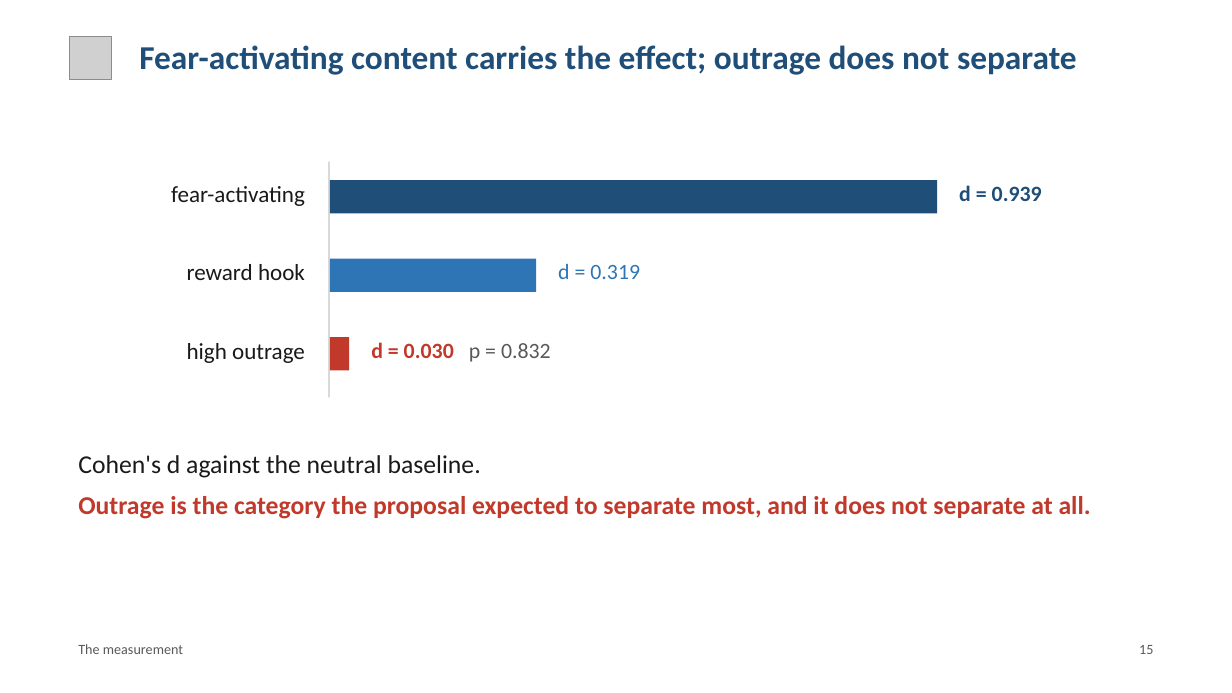
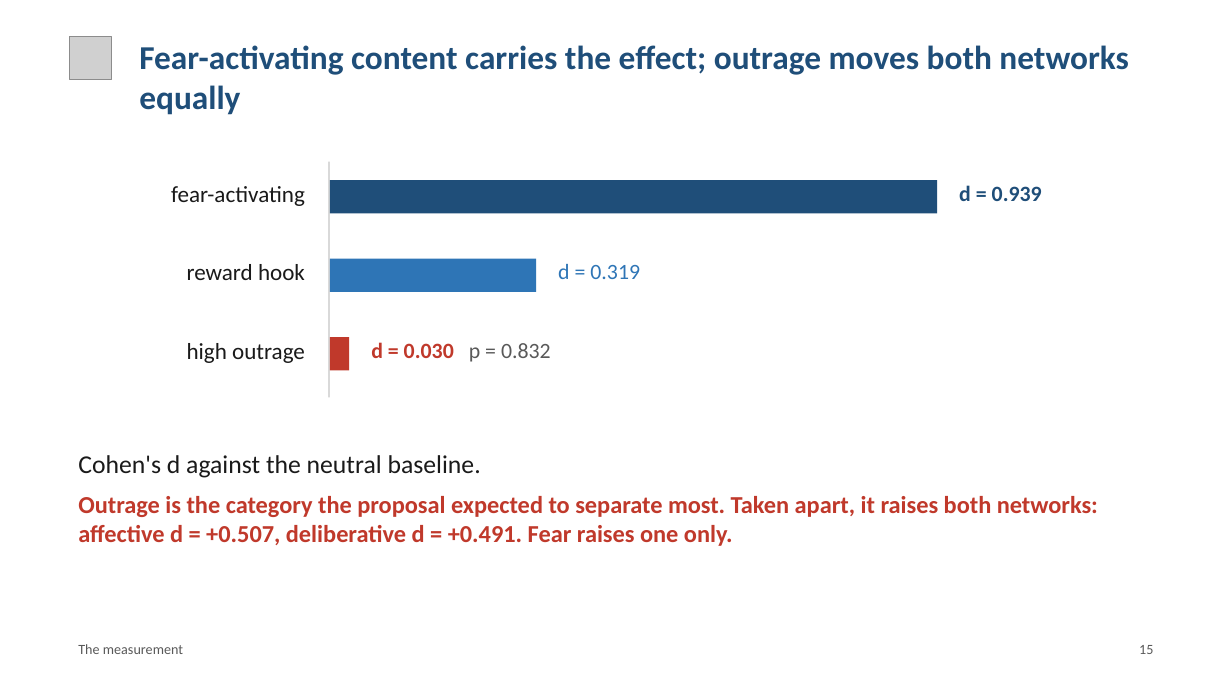
Before and after one commit to brn-mwai/monarch, a slide deck: slide 15 of docs/defence/Monarch_Defence.pptx. Drawn at 1232x693 pixels with LibreOffice and Linux fonts; fonts in the diff are those of the drawing; grey boxes stand for pictures. Boxes give left, top, right and bottom in pixels: in the first picture for what was removed or moved away, otherwise in the second. Text is boxed around its words. In the diff, an @@ line names an element or a change of style, - is before the commit and + after.

Commit message:
Put the baseline, the outrage split and the reversal count in the deck
Adds a slide showing TF-IDF at 0.9758 against the index at 0.6274, retitles
the effect-size slide to say outrage moves both networks, and states that
the reversal count matches the noise model. The builder now reads icons from
assets/icons, where they are, so the editable deck builds again.

```diff
--- a/docs/defence/Monarch_Defence.pptx
+++ b/docs/defence/Monarch_Defence.pptx
@@ text at [139, 45, 1128, 115]: text changed @@
-Fear-activating content carries the effect; outrage does not separate
+Fear-activating content carries the effect; outrage moves both networks equally
@@ text at [78, 496, 1098, 546]: text changed; size 20 to 19 pt @@
-Outrage is the category the proposal expected to separate most, and it does not separate at all.
+Outrage is the category the proposal expected to separate most. Taken apart, it raises both networks: affective d = +0.507, deliberative d = +0.491. Fear raises one only.
```
Also in this commit, not shown: 11 other slides changed, 1 slide added, 3 other files.
